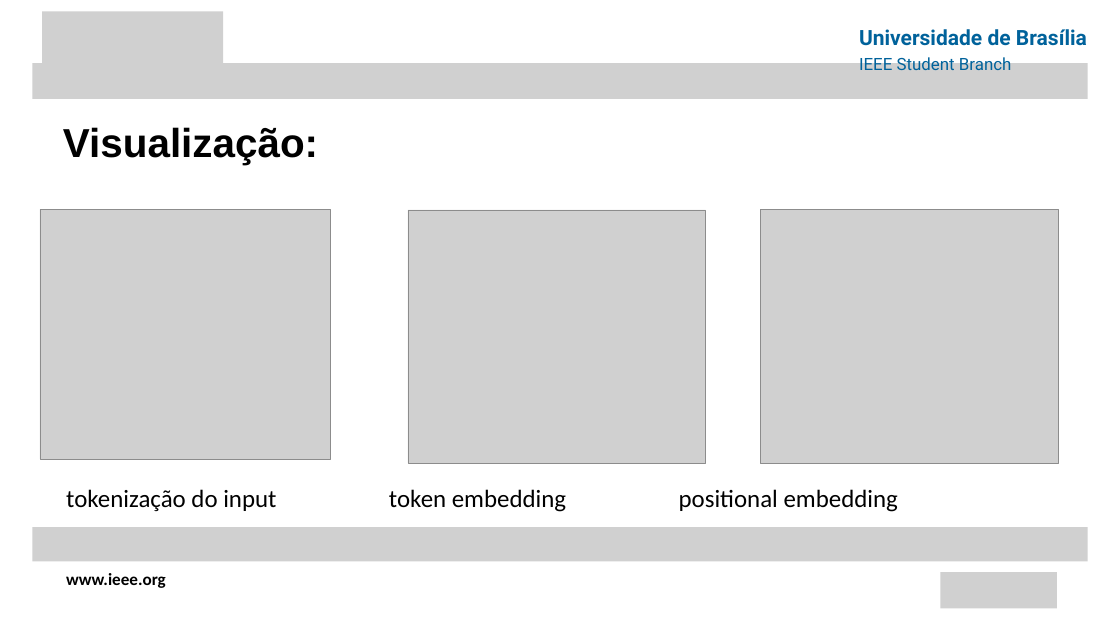
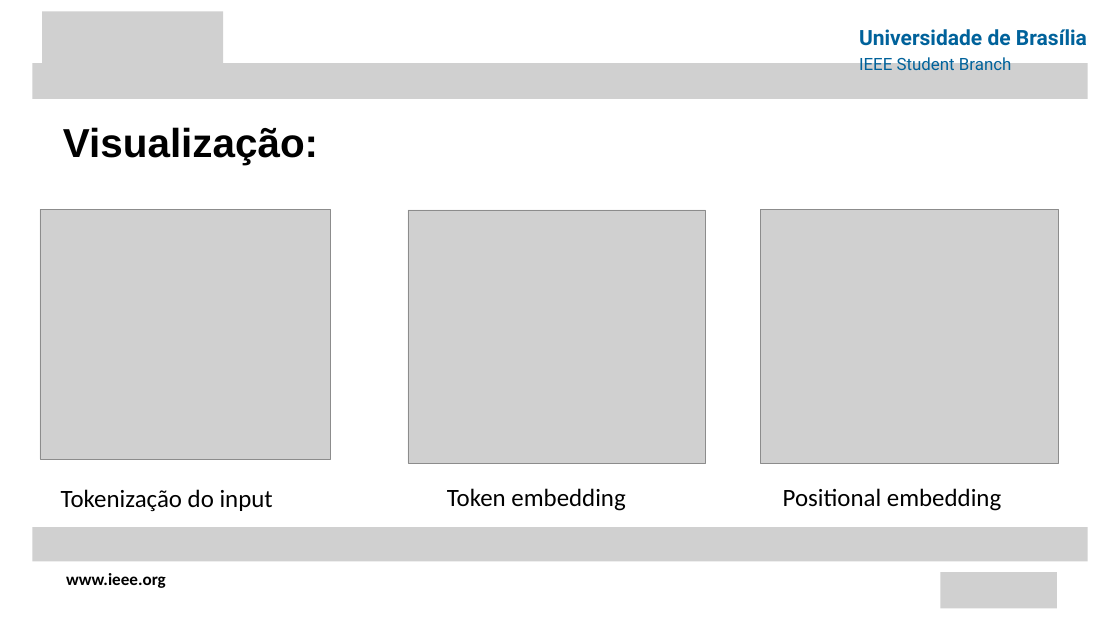
Before and after one commit to gusfring41/Apresentacao-LLM-CIS, a slide deck: slide 5 of apresentacaoLLM.pptx. Drawn at 1120x630 pixels with LibreOffice and Linux fonts; fonts in the diff are those of the drawing; grey boxes stand for pictures. Boxes give left, top, right and bottom in pixels: in the first picture for what was removed or moved away, otherwise in the second. Text is boxed around its words. In the diff, an @@ line names an element or a change of style, - is before the commit and + after.

```diff
--- a/apresentacaoLLM.pptx
+++ b/apresentacaoLLM.pptx
@@ text at (x1=61, y1=489, x2=273, y2=511): text changed @@
-tokenização do input token embedding positional embedding
+Tokenização do input
@@ text added at (x1=447, y1=488, x2=625, y2=511), 32 pt, text #000000 @@
+Token embedding
@@ text added at (x1=783, y1=488, x2=1001, y2=511), 32 pt, text #000000 @@
+Positional embedding
```
Also in this commit, not shown: 1 other slide changed, 1 slide removed, 1 other file.
